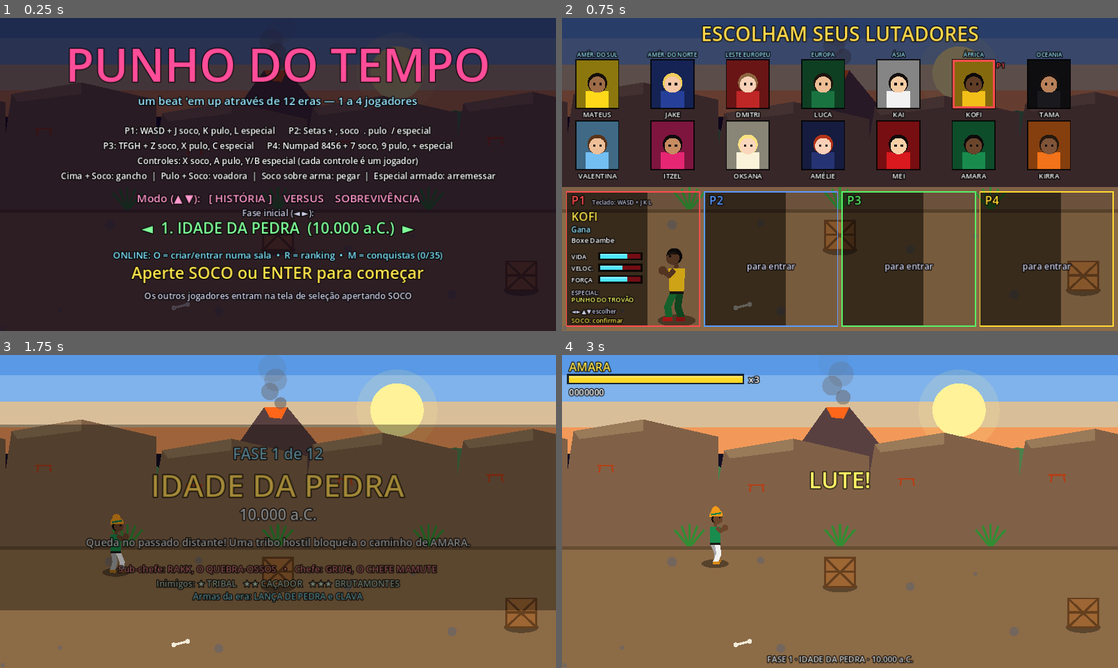
Above: before the commit, frames 1-4 (two rows, left to right).
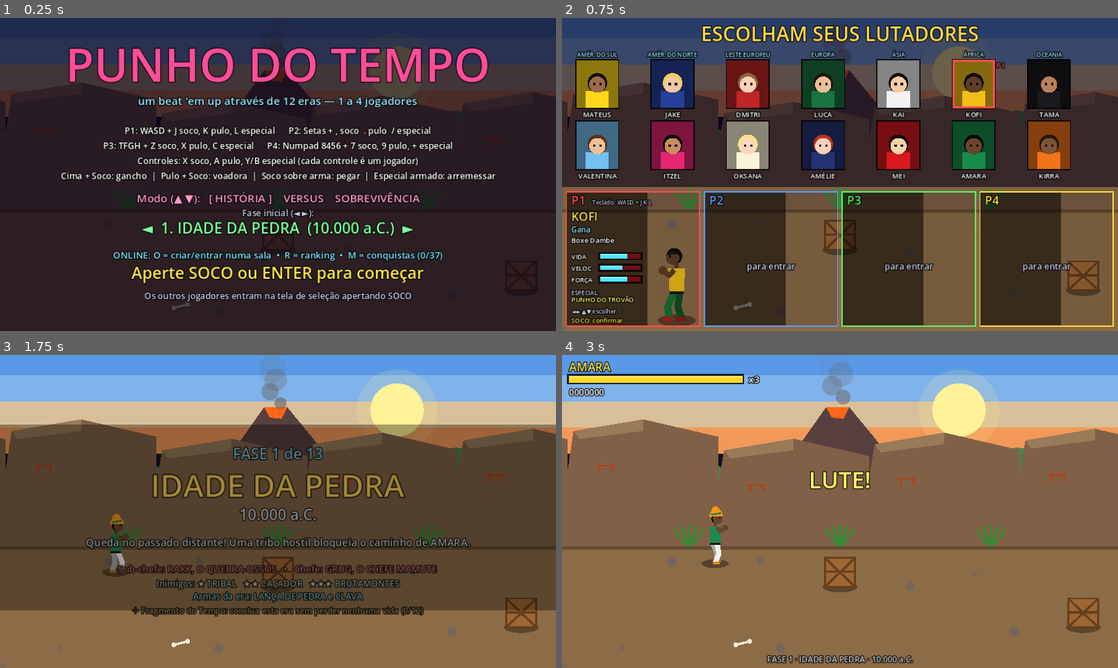
Above: after the commit, the same moments.

Repository: zugby0101/punho-do-tempo1
Game: Godot game, scene res://scenes/main.tscn
The game is run twice, just before and just after one commit, with the same random seed, the same clock (stepped at 60 frames per second) and the same inputs.
Inputs:
- Up to frame 1 (0.25 s): no input
- Up to frame 2 (0.75 s): tap Enter (start) at 0.5 s; hold D (move_right) from 0.53 s (still down); tap J (attack) at 0.6 s
- Up to frame 3 (1.75 s): tap K (jump) at 0.77, 1.52 s; tap L (special) at 0.8, 1.35 s; release D (move_right) at 1.28 s; hold S (move_down) from 1.28 s (still down); tap Enter (start) at 1.55 s
- Up to frame 4 (3 s): release S (move_down) at 2.03 s; hold D (move_right) 2.03-2.78 s; tap Enter (start) at 2.1 s; tap J (attack) at 2.3 s; hold W (move_up) from 2.78 s (still down); tap M (achievements) at 2.85 s

The runs differ from the first frame. In frame 1, less than 0.1% of the frame differs, in the area x 78-80%, y 74-78%; in frame 2, nothing differs; in frame 3, 1.0%, in the area x 23-77%, y 30-84%; in frame 4, nothing differs.

Commit message:
Adiciona chefe secreto desbloqueável (ÉON, O ETERNO)
- 12 Fragmentos do Tempo, um por era, ganhos ao concluí-la sem perder vidas
- Com todos, vencer CRONOS abre a fase secreta ALÉM DO TEMPO (cenário,
  música e inimigos próprios, sub-chefe CRONOS RENASCIDO)
- ÉON: 3 fases, orbes temporais em leque, investidas; a cada terço de vida
  dobra o tempo, se teletransporta e convoca Ecos
- Final Verdadeiro, fase secreta na lista após desbloquear, 2 conquistas novas

Co-Authored-By: Claude Opus 5.5 <noreply@anthropic.com>
Claude-Session: https://claude.ai/code/session_01F7JcMAfvqt3WyJLdoP2HiQ

Diff:
--- a/scripts/ach.gd
+++ b/scripts/ach.gd
@@ -17,6 +17,8 @@
 	["all_eras", "MESTRE DAS ERAS", "Conclua as 12 eras.", "set", "eras", 12, Color(0.4, 0.7, 1)],
 	["ending", "GUARDIÃO DO TEMPO", "Chegue ao final da história.", "flag", "ending", 1, Color(1, 0.85, 0.3)],
 	["cronos", "O FIM DE CRONOS", "Derrote CRONOS, o chefe final.", "flag", "cronos", 1, Color(0.75, 0.3, 1)],
+	["fragments", "GUARDIÃO DOS FRAGMENTOS", "Reúna os 12 Fragmentos do Tempo.", "set", "fragments", 12, Color(1, 0.85, 0.4)],
+	["eon", "O ETERNO CAIU", "Derrote o chefe secreto.", "flag", "eon", 1, Color(0.85, 0.6, 1)],
 	["all_chars", "CIDADÃO DO MUNDO", "Conclua uma era com cada um dos 14 lutadores.", "set", "chars", 14, Color(1, 0.6, 0.2)],
 	# Combate
 	["ko_1", "PRIMEIRO NOCAUTE", "Derrote um inimigo.", "count", "kos", 1, Color(1, 0.5, 0.4)],
--- a/scripts/background.gd
+++ b/scripts/background.gd
@@ -56,6 +56,7 @@
 		"utopia": _utopia()
 		"dystopia": _dystopia()
 		"apocalypse": _apocalypse()
+		"void": _void()
 		_: _modern()
 
 	# Barreira no fim da fase
@@ -70,6 +71,7 @@
 
 func _end_color() -> Color:
 	match style:
+		"void": return Color(0.1, 0.05, 0.2)
 		"stone": return Color(0.35, 0.28, 0.22)
 		"utopia": return Color(0.8, 0.85, 0.9)
 		"apocalypse": return Color(0.12, 0.05, 0.15)
@@ -80,6 +82,8 @@
 func _draw_celestial(cx: float) -> void:
 	var sc: Color = stage.sun
 	var pos := Vector2(cx * 0.97 + 220.0, 95.0)
+	if style == "void":
+		return  # o relógio gigante substitui o sol
 	if style == "apocalypse":
 		# Lua partida
 		draw_circle(pos, 50.0, sc)
@@ -578,3 +582,73 @@
 		var ax := left + fposmod(k * 113.0 - t * 30.0, right - left)
 		var ay := fposmod(k * 61.0 - t * (25.0 + k % 4 * 8.0), 560.0)
 		draw_circle(Vector2(ax, ay), 2.0, Color(1, 0.5, 0.2, 0.6))
+
+
+
+# ====================== ALÉM DO TEMPO (fase secreta) ======================
+func _void() -> void:
+	var cx: float = game.cam_x
+	# estrelas piscando
+	for k in 90:
+		var sx := left + fposmod(k * 157.3 - cx * 0.1, right - left)
+		var sy := fposmod(k * 61.7, 330.0)
+		var tw := 0.4 + 0.6 * absf(sin(t * (1.0 + k % 5) + k))
+		draw_circle(Vector2(sx, sy), 1.0 + (k % 3) * 0.6, Color(1, 1, 1, tw))
+	# relógio gigante ao fundo
+	var cc := Vector2(cx * 0.9 + 48.0, 150.0)
+	draw_circle(cc, 130.0, Color(0.15, 0.08, 0.28, 0.8))
+	draw_arc(cc, 130.0, 0, TAU, 64, Color(1, 0.8, 0.35, 0.6), 4.0)
+	draw_arc(cc, 112.0, 0, TAU, 64, Color(1, 0.8, 0.35, 0.25), 2.0)
+	for h in 12:
+		var a := h * TAU / 12.0 - PI * 0.5
+		var d := Vector2(cos(a), sin(a))
+		draw_line(cc + d * 100.0, cc + d * 122.0, Color(1, 0.85, 0.4, 0.8), 4.0 if h % 3 == 0 else 2.0)
+	var ah := t * 0.3
+	var am := -t * 1.7
+	draw_line(cc, cc + Vector2(cos(ah), sin(ah)) * 60.0, Color(1, 0.85, 0.4, 0.9), 6.0)
+	draw_line(cc, cc + Vector2(cos(am), sin(am)) * 95.0, Color(0.6, 0.9, 1, 0.9), 3.0)
+	draw_circle(cc, 8.0, Color(1, 0.85, 0.4))
+	# fragmentos das 12 eras flutuando (cores dos sóis de cada era)
+	var stages_list: Array = game.stages
+	for k in 12:
+		var col: Color = stages_list[k].sun
+		var fx := left + fposmod(k * 83.0 + t * (10.0 + k * 2.0), right - left)
+		var fy := 60.0 + fposmod(k * 47.0, 200.0) + sin(t * 1.3 + k) * 12.0
+		var r := 9.0 + (k % 3) * 3.0
+		var rot := t * (0.5 + k * 0.1)
+		var pts := PackedVector2Array()
+		for v in 4:
+			var aa := rot + v * TAU / 4.0
+			pts.append(Vector2(fx, fy) + Vector2(cos(aa), sin(aa)) * (r if v % 2 == 0 else r * 0.55))
+		draw_colored_polygon(pts, Color(col.r, col.g, col.b, 0.85))
+		draw_circle(Vector2(fx, fy), r * 1.8, Color(col.r, col.g, col.b, 0.12))
+	# ruínas de várias eras flutuando (silhuetas)
+	for sg in _segments(320.0, 1.0):
+		var x: float = sg[1]
+		var i: int = sg[0]
+		var by := 250.0 + sin(t * 0.8 + i) * 6.0
+		var c := Color(0.2, 0.12, 0.35)
+		match posmod(i, 4):
+			0:  # coluna antiga
+				draw_rect(Rect2(x + 40, by - 120, 34, 120), c)
+				draw_rect(Rect2(x + 30, by - 130, 54, 12), c)
+			1:  # torre de castelo
+				draw_rect(Rect2(x + 60, by - 100, 60, 100), c)
+				for m in 3:
+					draw_rect(Rect2(x + 60 + m * 22, by - 114, 14, 14), c)
+			2:  # pagode
+				draw_colored_polygon(PackedVector2Array([Vector2(x + 30, by - 60), Vector2(x + 150, by - 60), Vector2(x + 120, by - 90), Vector2(x + 60, by - 90)]), c)
+				draw_rect(Rect2(x + 70, by - 60, 40, 60), c)
+			3:  # prédio futurista
+				draw_rect(Rect2(x + 70, by - 150, 40, 150), c)
+				draw_circle(Vector2(x + 90, by - 150), 20.0, c)
+		draw_rect(Rect2(x + 20, by, 140, 6), Color(0.6, 0.4, 1, 0.35))
+	# chão de vidro luminoso
+	_floor(330.0, Color(0.06, 0.03, 0.12), Color(0.7, 0.45, 1))
+	for sg in _segments(80.0, 1.0):
+		draw_line(Vector2(sg[1], 336), Vector2(sg[1] - 70, 540), Color(0.5, 0.3, 0.9, 0.35), 1.5)
+	for r in 6:
+		var yy := 350.0 + r * 32.0 + fposmod(t * 20.0, 32.0)
+		draw_line(Vector2(left, yy), Vector2(right, yy), Color(0.5, 0.3, 0.9, 0.25), 1.0)
+	var glow := 0.35 + 0.25 * sin(t * 2.0)
+	draw_rect(Rect2(left, 330, right - left, 3), Color(1, 0.85, 0.4, glow))
--- a/scripts/enemy.gd
+++ b/scripts/enemy.gd
@@ -79,6 +79,20 @@
 				{"pose": "kick", "dmg": 12, "reach": 72, "startup": 0.34, "active": 0.1, "recovery": 0.4, "knock": true, "lunge": 90.0, "heavy": true},
 			]
 			special_attack = {"pose": "charge", "dmg": 12, "reach": 56, "startup": 0.5, "active": 0.55, "recovery": 0.5, "knock": true, "dash": 430.0, "depth": 28.0, "heavy": true}
+		"secret_boss":
+			display_name = "ÉON, O ETERNO"
+			max_hp = 380
+			body_scale = 1.6
+			move_speed = Vector2(115, 78)
+			score_value = 20000
+			hurt_time = 0.14
+			aggressive = true
+			attacks = [
+				{"pose": "jab", "dmg": 11, "reach": 66, "startup": 0.24, "active": 0.08, "recovery": 0.28, "knock": false, "lunge": 70.0},
+				{"pose": "slam", "dmg": 19, "reach": 72, "startup": 0.42, "active": 0.1, "recovery": 0.42, "knock": true, "lunge": 60.0, "heavy": true},
+				{"pose": "special", "dmg": 14, "reach": 100, "startup": 0.35, "active": 0.3, "recovery": 0.4, "knock": true, "radial": true, "depth": 40.0, "heavy": true},
+			]
+			special_attack = {"pose": "charge", "dmg": 17, "reach": 64, "startup": 0.45, "active": 0.65, "recovery": 0.45, "knock": true, "dash": 560.0, "depth": 32.0, "heavy": true}
 		"boss":
 			display_name = "CHEFE MARRETA"
 			max_hp = 220
@@ -105,7 +119,7 @@
 		hat = look.hat
 		skin = look.skin
 		hair = look.hair
-	if kind == "boss":
+	if kind in ["boss", "secret_boss"]:
 		cape = stage.get("cape", Color(0, 0, 0, 0))
 	max_hp = int(max_hp * (1.0 + stage_idx * 0.1))
 	score_value = int(score_value * (1.0 + stage_idx * 0.25))
@@ -167,6 +181,8 @@
 
 			var dx := absf(target.position.x - position.x)
 			var dy := absf(target.position.y - position.y)
+			if kind == "secret_boss" and _eon_ai(delta, target, dx):
+				return
 			if not special_attack.is_empty() and special_cd <= 0.0 and dx > 200.0 and dy < 25.0:
 				special_cd = randf_range(4.0, 6.0)
 				start_attack(special_attack)
@@ -215,6 +231,8 @@
 		1: return "★ FÁCIL"
 		2: return "★★ DIFÍCIL"
 		3: return "★★★ MUITO DIFÍCIL"
+	if kind == "secret_boss":
+		return "CHEFE SECRETO"
 	return "SUB-CHEFE" if kind == "subboss" else "CHEFE"
 
 
@@ -235,7 +253,61 @@
 
 
 func is_boss() -> bool:
-	return kind == "boss" or kind == "subboss"
+	return kind == "boss" or kind == "subboss" or kind == "secret_boss"
+
+
+# ---------- ÉON, o chefe secreto ----------
+var eon_phase := 0       # 0, 1, 2 (troca a cada terço de vida)
+var orb_cd := 3.0
+
+
+## Comportamentos extras do ÉON. Retorna true se já agiu neste quadro.
+func _eon_ai(delta: float, target, dx: float) -> bool:
+	orb_cd -= delta
+	# Dobra o tempo ao perder cada terço da vida
+	var want_phase := 0
+	if hp < max_hp * 0.34:
+		want_phase = 2
+	elif hp < max_hp * 0.67:
+		want_phase = 1
+	if want_phase > eon_phase:
+		eon_phase = want_phase
+		_eon_time_warp()
+		return true
+	# Leque de orbes temporais (mais orbes nas fases finais)
+	if orb_cd <= 0.0 and dx > 120.0:
+		orb_cd = randf_range(3.2, 4.5) - eon_phase * 0.6
+		facing = 1 if target.position.x > position.x else -1
+		var lanes := [-30.0, 0.0, 30.0] if eon_phase < 2 else [-45.0, -15.0, 15.0, 45.0]
+		for off in lanes:
+			var orb = game.spawn_energy(self, "ki", facing, {"dmg": 10 + eon_phase * 3, "speed": 330.0 + eon_phase * 60.0, "color": Color(0.85, 0.6, 1)})
+			orb.hostile = true
+			orb.height = 55.0
+			orb.position.y = clampf(position.y + off, game.DEPTH_MIN, game.DEPTH_MAX)
+		game.sfx.play("special")
+		vel = Vector2.ZERO
+		start_attack({"pose": "throw", "dmg": 0, "reach": -99, "startup": 0.05, "active": 0.05, "recovery": 0.35, "knock": false})
+		return true
+	return false
+
+
+func _eon_time_warp() -> void:
+	game.hitstop = 0.6
+	game.shake(14.0)
+	game.sfx.play("roar")
+	game.popup("ÉON DOBRA O TEMPO!", position + Vector2(0, -170.0), Color(1, 0.85, 0.4))
+	for k in 8:
+		var a := k * TAU / 8.0
+		game.spawn_spark(position + Vector2(cos(a) * 50.0, sin(a) * 20.0 - 70.0), Color(0.85, 0.6, 1), 1.4)
+	# teletransporte para o outro lado da tela
+	var left_side: bool = position.x > game.cam_x
+	position.x = game.cam_left() + 140.0 if left_side else game.cam_right() - 140.0
+	invuln = 1.2
+	attack = {}
+	set_state("idle")
+	# convoca Ecos
+	for k in eon_phase + 1:
+		game._spawn_enemy("knife" if k % 2 == 0 else "thug", 1 if k % 2 == 0 else -1)
 
 
 func _separate() -> void:
--- a/scripts/energy.gd
+++ b/scripts/energy.gd
@@ -12,6 +12,7 @@
 var life := 1.2
 var t := 0.0
 var hit_list: Array = []
+var hostile := false  # disparado por um inimigo: acerta os jogadores
 
 
 func _physics_process(delta: float) -> void:
@@ -27,7 +28,7 @@
 	if life <= 0.0 or position.x < game.cam_left() - 40.0 or position.x > game.cam_right() + 40.0:
 		queue_free()
 		return
-	var targets: Array = game.hit_targets_for(owner_player)
+	var targets: Array = game.active_players() if hostile else game.hit_targets_for(owner_player)
 	for e in targets:
 		if e in hit_list or not e.can_be_hit():
 			continue
--- a/scripts/fighter.gd
+++ b/scripts/fighter.gd
@@ -677,6 +677,18 @@
 				draw_line(head + Vector2(-5 + i * 5, -9), head + Vector2(-6 + i * 5, -17), _c(Color(0.9, 0.3, 0.1)), 3.0)
 			draw_rect(Rect2(head + Vector2(-10, -7), Vector2(21, 4)), _c(Color(0.3, 0.25, 0.2)))
 			draw_circle(head + Vector2(7, -5), 4.0, _c(Color(0.4, 0.9, 0.4)))
+		"eon":
+			# ampulheta flutuante sobre a cabeça e olhos brilhantes
+			var gold := _c(Color(1, 0.82, 0.3))
+			var hy := -26.0 + sin(anim_t * 3.0) * 2.0
+			draw_colored_polygon(PackedVector2Array([head + Vector2(-9, hy - 10), head + Vector2(9, hy - 10), head + Vector2(0, hy)]), gold)
+			draw_colored_polygon(PackedVector2Array([head + Vector2(-9, hy + 10), head + Vector2(9, hy + 10), head + Vector2(0, hy)]), gold)
+			draw_arc(head + Vector2(0, hy), 15.0, 0, TAU, 20, Color(1, 0.85, 0.4, 0.5), 2.0)
+			draw_rect(Rect2(head + Vector2(2, -3), Vector2(4, 3)), _c(Color(0.4, 1, 1)))
+			draw_rect(Rect2(head + Vector2(7, -3), Vector2(3, 3)), _c(Color(0.4, 1, 1)))
+			for k in 3:
+				var a2 := anim_t * 1.5 + k * TAU / 3.0
+				draw_circle(head + Vector2(cos(a2) * 18.0, sin(a2) * 8.0 + hy), 2.0, Color(0.7, 0.9, 1, 0.8))
 		"crown":
 			var gc := _c(Color(1, 0.8, 0.15))
 			draw_colored_polygon(PackedVector2Array([head + Vector2(-10, -8), head + Vector2(10, -8), head + Vector2(11, -20),
--- a/scripts/hud.gd
+++ b/scripts/hud.gd
@@ -173,8 +173,13 @@
 			_center(170, "ERA CONCLUÍDA!", 64, Color(0.4, 1, 0.5))
 			_center(215, game.stage.name, 24, Color(1, 1, 1))
 			_scores_block(265)
+			if game.fragment_got:
+				_center(380, "✦ FRAGMENTO DO TEMPO OBTIDO! (%d/12) ✦" % game.fragments(), 20, Color(1, 0.85, 0.4))
 			var nxt: Dictionary = game.stages[game.stage_idx + 1]
-			_center(410, "Próxima viagem: %s (%s)" % [nxt.name, nxt.year], 22, Color(0.6, 0.9, 1))
+			if game.stage_idx + 1 == game.SECRET_IDX:
+				_center(410, "Os 12 Fragmentos brilham... uma fenda se abre: ??? (%s)" % nxt.year, 20, Color(0.85, 0.6, 1))
+			else:
+				_center(410, "Próxima viagem: %s (%s)" % [nxt.name, nxt.year], 22, Color(0.6, 0.9, 1))
 			if int(t * 2.0) % 2 == 0:
 				_center(455, "ENTER ou SOCO para viajar no tempo", 22, Color(1, 0.9, 0.3))
 		"gameover":
@@ -292,6 +297,11 @@
 	_center(372, "◄  %d. %s  (%s)  ►" % [game.stage_idx + 1, game.stage.name, game.stage.year], 26, Color(0.5, 1, 0.6))
 	if int(t * 2.0) % 2 == 0:
 		_center(450, "Aperte SOCO ou ENTER para começar", 28, Color(1, 0.9, 0.3))
+	if game.fragments() > 0:
+		var ftxt := "✦ Fragmentos do Tempo: %d/12" % game.fragments()
+		if game.secret_unlocked():
+			ftxt += " — FASE SECRETA DESBLOQUEADA (13ª na lista de fases)"
+		_center(395, ftxt, 14, Color(1, 0.85, 0.4))
 	_center(415, "ONLINE: O = criar/entrar numa sala  •  R = ranking  •  M = conquistas (%d/%d)" % [Ach.unlocked_count(), Ach.LIST.size()], 16, Color(0.5, 0.9, 1))
 	if gm == "survival":
 		_center(485, "Sobrevivência: ondas infinitas que ficam cada vez mais difíceis. Até onde você chega?", 15, Color(0.8, 0.8, 0.9))
@@ -379,8 +389,13 @@
 	_center(330, String(st.intro).replace("{p}", game.party_names()), 18, Color(1, 1, 1, k))
 	_center(375, "Sub-chefe: %s   •   Chefe: %s" % [st.subboss.name, st.boss.name], 16, Color(1, 0.55, 0.55, k))
 	_center(400, "Inimigos: ★ %s   ★★ %s   ★★★ %s" % [st.thug.name, st.knife.name, st.brute.name], 15, Color(0.8, 0.9, 0.8, k))
-	var ws: Array = game.Weapons.for_stage(game.stage_idx)
+	var ws: Array = game.Weapons.for_stage(mini(game.stage_idx, game.LAST_ERA))
 	_center(422, "Armas da era: %s e %s" % [ws[0].name, ws[1].name], 15, Color(0.6, 0.95, 1, k))
+	if game.stage_idx <= game.LAST_ERA and not game.versus and not game.survival:
+		if game.has_fragment(game.stage_idx):
+			_center(446, "✦ Fragmento do Tempo desta era: obtido", 14, Color(1, 0.85, 0.4, k))
+		else:
+			_center(446, "✧ Fragmento do Tempo: conclua esta era sem perder nenhuma vida (%d/12)" % game.fragments(), 14, Color(0.85, 0.75, 0.5, k))
 
 
 func _draw_ending() -> void:
@@ -388,8 +403,17 @@
 	draw_rect(Rect2(640, 0, W - 640, 130), Color(0, 0, 0, 0.72))
 	var p = game.players[game.ending_page]
 	var ch: Dictionary = game.characters[game._char_of(p)]
-	_center(70, "A LINHA DO TEMPO FOI SALVA!", 44, Color(1, 0.85, 0.3))
-	_center(108, "%s derrotou CRONOS e atravessou as 12 eras." % game.party_names(), 18, Color(0.7, 0.9, 1))
+	var true_end: bool = game.stage_idx == game.SECRET_IDX
+	if true_end:
+		_center(62, "FINAL VERDADEIRO", 44, Color(0.85, 0.6, 1))
+		_center(96, "%s derrotou ÉON, O ETERNO. O tempo está livre para sempre." % game.party_names(), 17, Color(1, 0.85, 0.4))
+	else:
+		_center(70, "A LINHA DO TEMPO FOI SALVA!", 44, Color(1, 0.85, 0.3))
+		_center(108, "%s derrotou CRONOS e atravessou as 12 eras." % game.party_names(), 18, Color(0.7, 0.9, 1))
+	if not true_end:
+		var missing: int = 12 - game.fragments()
+		if missing > 0:
+			_text(Vector2(40, 470), "Ainda faltam %d Fragmentos do Tempo... algo espera além do tempo." % missing, 15, Color(0.85, 0.6, 1))
 	var title := "FINAL DE %s" % ch.name
 	if game.players.size() > 1:
 		title = "P%d · " % (game.ending_page + 1) + title
--- a/scripts/main.gd
+++ b/scripts/main.gd
@@ -25,6 +25,8 @@
 const STAGE_LEN := 4400.0
 const HALF_W := 480.0
 const MAX_PLAYERS := 4
+const LAST_ERA := 11     # última era normal (CRONOS)
+const SECRET_IDX := 12   # fase secreta (ÉON)
 const DEFAULT_CHARS := [8, 9, 0, 3]
 
 # Progresso que sobrevive ao recarregar a cena entre fases.
@@ -51,6 +53,7 @@
 var drop_timer := 0.0
 
 # Sobrevivência
+var fragment_got := false   # ganhou um Fragmento do Tempo nesta era
 var survival := false
 var surv_wave := 0
 var surv_queue: Array = []    # [tipo, lado, atraso]
@@ -108,7 +111,7 @@
 func _ready() -> void:
 	randomize()
 	Controls.setup()
-	stages = Stages.list()
+	stages = Stages.list() + [Stages.secret()]
 	characters = Characters.list()
 	stage = stages[stage_idx]
 	waves = Stages.waves_for(stage_idx)
@@ -577,7 +580,8 @@
 
 
 func _change_stage(d: int) -> void:
-	stage_idx = posmod(stage_idx + d, stages.size())
+	# a fase secreta só aparece na lista depois de desbloqueada
+	stage_idx = posmod(stage_idx + d, stages.size() if secret_unlocked() else SECRET_IDX)
 	stage = stages[stage_idx]
 	waves = Stages.waves_for(stage_idx)
 	bg.stage = stage
@@ -660,13 +664,22 @@
 				Ach.flag(p, "coop2")
 			if players.size() >= 4:
 				Ach.flag(p, "coop4")
-			if stage_idx >= stages.size() - 1:
+			if stage_idx == LAST_ERA or stage_idx == SECRET_IDX:
 				Ach.flag(p, "ending")
+			if stage_idx == SECRET_IDX:
+				Ach.flag(p, "eon")
+			# Fragmento do Tempo: concluir a era sem perder nenhuma vida
+			if stage_idx <= LAST_ERA and p.lives >= p.start_lives:
+				if not (stage_idx in Ach.stats.get("fragments", [])):
+					fragment_got = true
+				Ach.collect(p, "fragments", stage_idx)
 			p.start_lives = p.lives
 			p.damage_taken = 0
 	music.stop()
 	sfx.play("start", 0.0)
-	if stage_idx >= stages.size() - 1:
+	# Depois de CRONOS: com os 12 fragmentos, a fenda para a fase secreta se abre
+	var finished := stage_idx == SECRET_IDX or (stage_idx == LAST_ERA and not secret_unlocked())
+	if finished:
 		_set_mode("ending")
 		music.play("title", 0)
 		ending_page = 0
@@ -707,7 +720,12 @@
 	entities.add_child(e)
 	if e.is_boss():
 		_play_stage_music(true)
-	if kind == "boss":
+	if kind == "secret_boss":
+		hud.show_message("CHEFE SECRETO: " + e.display_name, 3.0)
+		hud.show_enemy(e)
+		sfx.play("roar", 0.0)
+		shake(12.0)
+	elif kind == "boss":
 		hud.show_message("CHEFE: " + e.display_name, 2.5)
 		hud.show_enemy(e)
 		sfx.play("roar", 0.0)
@@ -788,13 +806,15 @@
 		Ach.track(killer, "kos")
 		Ach.best(killer, "score", killer.score)
 	# Chefes contam para todo o grupo
-	if e.kind in ["boss", "subboss"]:
+	if e.kind in ["boss", "subboss", "secret_boss"]:
 		for p in players:
-			if e.kind == "boss":
+			if e.kind in ["boss", "secret_boss"]:
 				Ach.track(p, "bosses_n")
 				Ach.collect(p, "bosses", stage_idx)
-				if stage_idx == stages.size() - 1:
+				if stage_idx == LAST_ERA and e.kind == "boss":
 					Ach.flag(p, "cronos")
+				if e.kind == "secret_boss":
+					Ach.flag(p, "eon")
 			else:
 				Ach.track(p, "subs")
 	sfx.play("ko")
@@ -803,7 +823,7 @@
 		shake(10.0)
 		hud.show_message("SUB-CHEFE DERROTADO!", 2.0)
 		_play_stage_music(false)
-	elif e.kind == "boss":
+	elif e.kind in ["boss", "secret_boss"]:
 		hitstop = 0.4
 		shake(14.0)
 		hud.show_message("K.O.!", 2.5)
@@ -902,7 +922,7 @@
 
 
 # ---------- Golpes especiais ----------
-func spawn_energy(p, kind: String, dir: int, sp: Dictionary) -> void:
+func spawn_energy(p, kind: String, dir: int, sp: Dictionary):
 	var e = EnergyScript.new()
 	e.game = self
 	e.owner_player = p
@@ -916,6 +936,7 @@
 		e.life = 0.9
 	e.position = p.position + Vector2(dir * 30.0, 2.0)
 	entities.add_child(e)
+	return e
 
 
 func popup(text: String, pos: Vector2, col: Color) -> void:
@@ -1559,7 +1580,7 @@
 		spawn_pickup("chicken", Vector2(cam_x + randf_range(-150, 150), randf_range(DEPTH_MIN + 20, DEPTH_MAX - 20)))
 	# Viagem no tempo a cada 5 ondas: nova era, novos inimigos, nova música
 	if surv_wave % 5 == 0:
-		stage_idx = (stage_idx + 1) % stages.size()
+		stage_idx = (stage_idx + 1) % SECRET_IDX
 		stage = stages[stage_idx]
 		bg.stage = stage
 		_play_stage_music(false)
@@ -1568,3 +1589,18 @@
 		shake(8.0)
 		for k in 8:
 			spawn_spark(Vector2(cam_x + randf_range(-400, 400), randf_range(120, 480)), Color(0.6, 0.9, 1), 1.5)
+
+
+# =================== Chefe secreto ===================
+func fragments() -> int:
+	var arr: Array = Ach.stats.get("fragments", [])
+	return arr.size()
+
+
+## Os 12 Fragmentos do Tempo (um por era, ganho ao concluí-la sem perder vidas) abrem a fase secreta.
+func secret_unlocked() -> bool:
+	return fragments() >= 12
+
+
+func has_fragment(idx: int) -> bool:
+	return idx in Ach.stats.get("fragments", [])
--- a/scripts/music.gd
+++ b/scripts/music.gd
@@ -157,6 +157,12 @@
 				"lead": W_SQUARE, "lead_oct": 2, "density": 0.55, "pad": W_SAW,
 				"bass": W_SAW, "bass_pat": "x.x.x.x.x.x.x.x.", "bass_mode": "root",
 				"drums": {"kick": "x.x.x.x.x.x.x.x.", "snare": "....x.......x...", "tom": "............xxxx", "hat": "x.x.x.x.x.x.x.x."}}
+		"void":
+			return {"bpm": 132, "root": 41, "scale": [0, 2, 4, 6, 8, 10], "prog": [0, 1, 3, 2],
+				"lead": W_SINE, "bell": true, "lead_oct": 2, "density": 0.55, "pad": W_SAW,
+				"arp": W_TRI, "arp_rate": 1,
+				"bass": W_SAW, "bass_pat": "x..x..x.x..x..x.", "bass_mode": "octave",
+				"drums": {"kick": "x...x...x...x...", "snare": "....x.......x...", "tom": "..........x.x.xx", "hat": "x.x.x.x.x.x.x.x."}}
 		"title":
 			return {"bpm": 120, "root": 48, "scale": major, "prog": [0, 5, 3, 4],
 				"lead": W_SQUARE, "vib": true, "lead_oct": 1, "density": 0.6,
--- a/scripts/stages.gd
+++ b/scripts/stages.gd
@@ -170,6 +170,27 @@
 			"cape": Color(0.45, 0.0, 0.6),
 		},
 	]
+
+
+## Fase secreta (índice 12): só aparece com os 12 Fragmentos do Tempo.
+const SECRET_IDX := 12
+
+
+static func secret() -> Dictionary:
+	var shade := Color(0.32, 0.22, 0.45)
+	return {
+		"name": "ALÉM DO TEMPO", "year": "∞", "style": "void", "secret": true,
+		"intro": "Os 12 Fragmentos se uniram e abriram uma fenda. Do outro lado, {p} encontra quem criou CRONOS...",
+		"sky": [Color(0.02, 0.0, 0.06), Color(0.06, 0.02, 0.14), Color(0.12, 0.04, 0.24), Color(0.22, 0.08, 0.3)],
+		"sun": Color(1, 0.85, 0.4),
+		"thug": _look("ECO SOMBRIO", Color(0.12, 0.08, 0.2), Color(0.08, 0.05, 0.14), "hood", shade, Color(0.05, 0.02, 0.1)),
+		"knife": _look("ECO VELOZ", Color(0.25, 0.1, 0.4), Color(0.1, 0.05, 0.18), "ninja", shade, Color(0.05, 0.02, 0.1)),
+		"brute": _look("ECO COLOSSAL", Color(0.18, 0.12, 0.3), Color(0.1, 0.06, 0.18), "horns", Color(0.38, 0.28, 0.55), Color(0.05, 0.02, 0.1)),
+		"subboss": _look("CRONOS RENASCIDO", Color(0.15, 0.05, 0.25), Color(0.08, 0.02, 0.12), "crown", Color(0.55, 0.5, 0.7)),
+		"boss": _look("ÉON, O ETERNO", Color(0.08, 0.05, 0.15), Color(0.05, 0.03, 0.1), "eon", Color(0.2, 0.15, 0.35), Color(0.9, 0.75, 0.3)),
+		"secret_boss": _look("ÉON, O ETERNO", Color(0.08, 0.05, 0.15), Color(0.05, 0.03, 0.1), "eon", Color(0.2, 0.15, 0.35), Color(0.9, 0.75, 0.3)),
+		"cape": Color(0.85, 0.65, 0.2),
+	}
 
 
 ## Gera as ondas de inimigos da fase (dificuldade cresce com o índice).
@@ -204,6 +225,8 @@
 			spawn.insert(0, ["subboss", 1, 0.0])
 		result.append({"x": trig[w], "spawn": spawn})
 	var boss_wave := [["boss", 1, 0.5], ["thug", -1, 4.0], ["knife", 1, 9.0]]
+	if idx == SECRET_IDX:
+		boss_wave = [["secret_boss", 1, 0.5]]
 	if idx >= 6:
 		boss_wave.append(["brute", -1, 14.0])
 	result.append({"x": 3920.0, "spawn": boss_wave})
